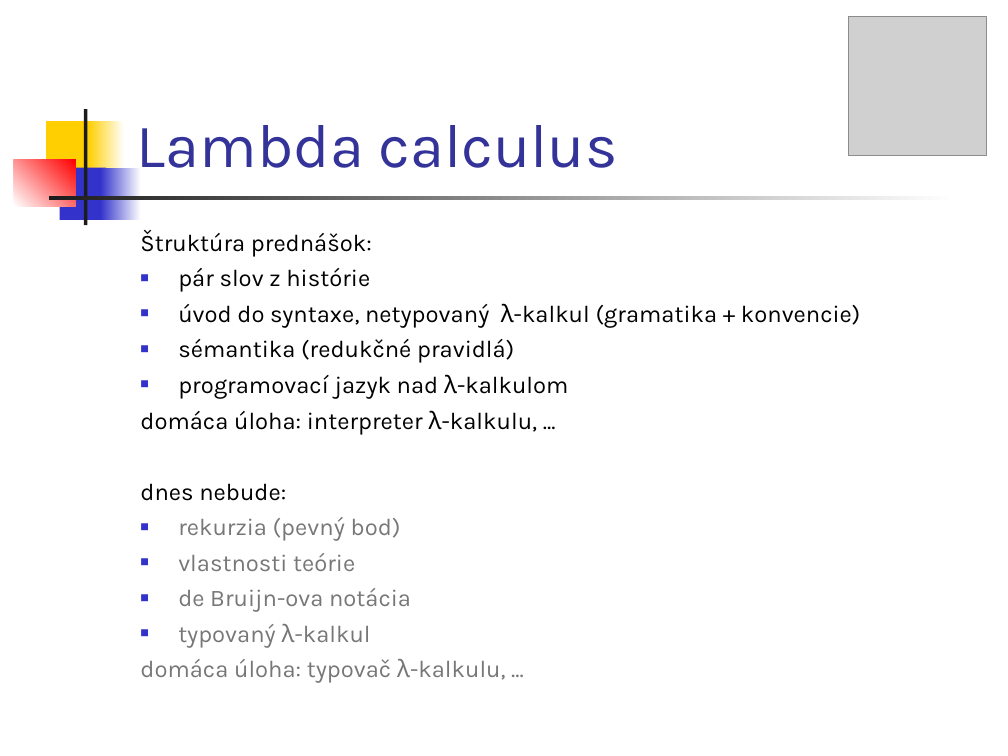
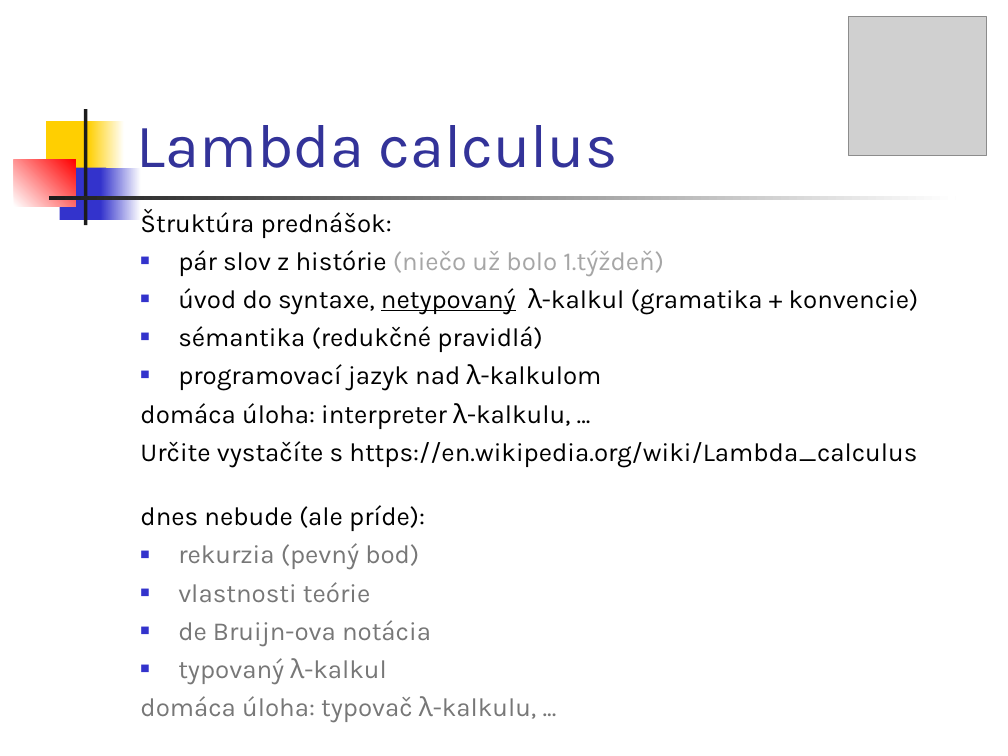
Before and after one commit to Funkcionalne/Prednasky, a slide deck: slide 3 of 05/05_fpro.ppt (slide 2 before the commit). Drawn at 1008x756 pixels with LibreOffice and Linux fonts; fonts in the diff are those of the drawing; grey boxes stand for pictures. Boxes give left, top, right and bottom in pixels: in the first picture for what was removed or moved away, otherwise in the second. Text is boxed around its words. In the diff, an @@ line names an element or a change of style, - is before the commit and + after.

```diff
--- a/05/05_fpro.ppt
+++ b/05/05_fpro.ppt
@@ text "Štruktúra prednášok:": place and size @@
-text "Štruktúra prednášok:" at [140, 230, 860, 683]
+text "Štruktúra prednášok:" at [140, 209, 919, 723]
@@ text at [140, 209, 919, 723]: size 17 to 18.5 pt in "Štruktúra prednášok:", "úvod do syntaxe, netypovaný λ-kalkul (gramatika + ...", "sémantika (redukčné pravidlá)", "programovací jazyk nad λ-kalkulom" and 6 more places; underline on in "netypovaný" @@
@@ text at [178, 250, 664, 276]: text changed; size 17 to 18.5 pt; text colour #000000 to #A6A6A6 @@
-■ pár slov z histórie
+■ pár slov z histórie (niečo už bolo 1.týždeň)
@@ text at [140, 441, 917, 531]: text changed; size 17 to 18.5 pt @@
-dnes nebude:
+Určite vystačíte s https://en.wikipedia.org/wiki/Lambda_calculus
+dnes nebude (ale príde):
```
Also in this commit, not shown: 11 other slides changed, 3 slides added, 6 other files.
